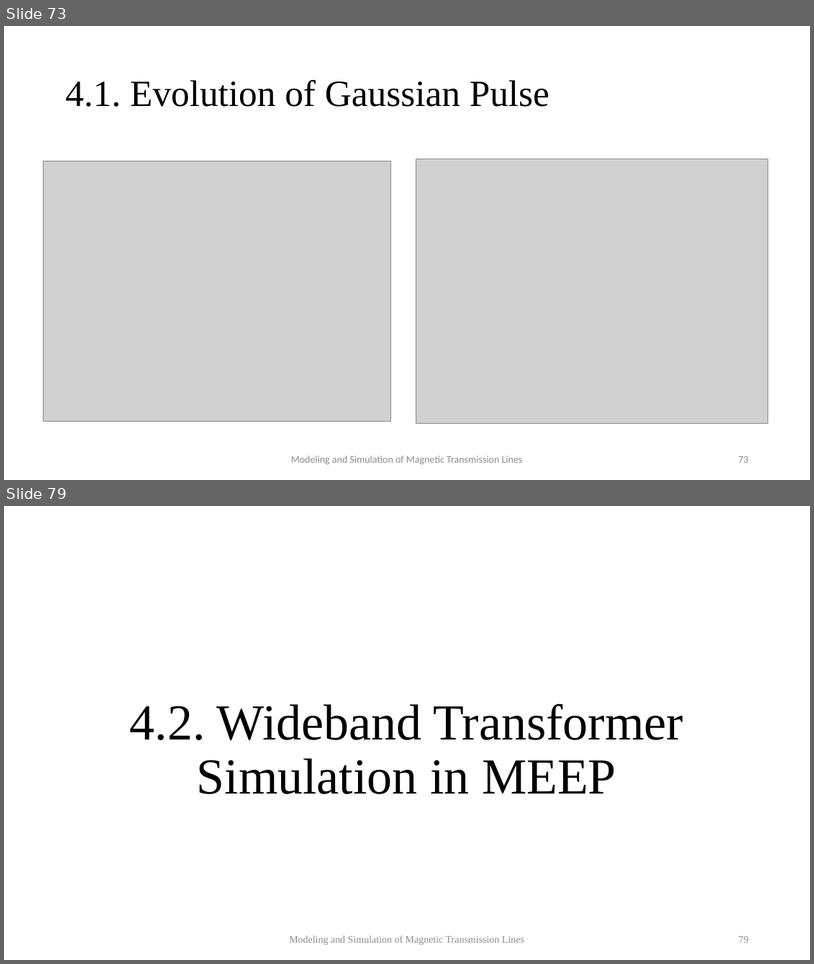
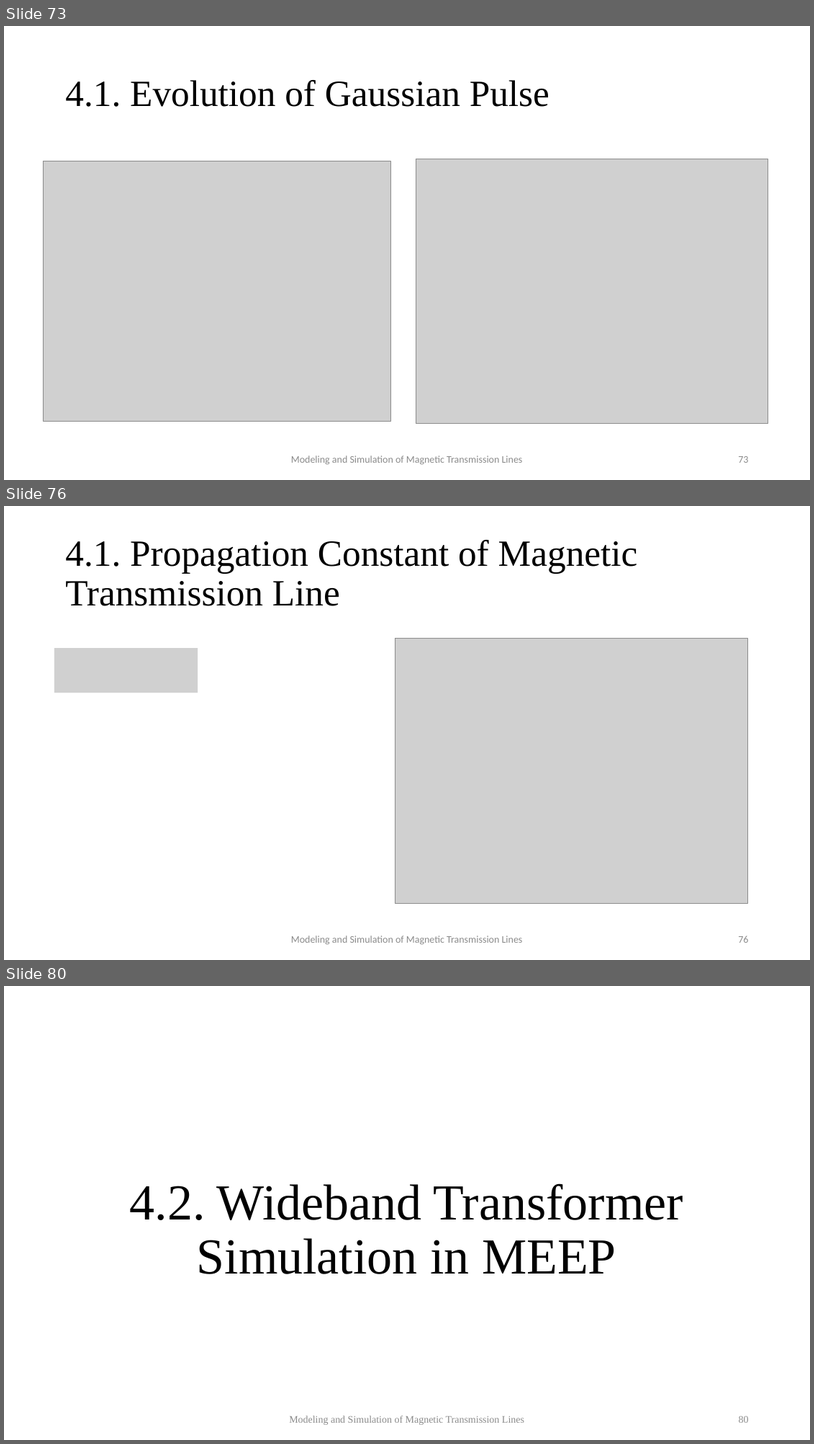
Before and after one commit to MuhammadShamaas1997/MGTL, a slide deck: Thesis/Thesis Final Presentation.pptx. Shown one above the other, each under a label of ours: slides 73 and 79 before the commit, slides 73, 76 and 80 after it; the slides between them are not shown. The pictures are 814x964 and 814x1444 pixels, drawn with LibreOffice and Linux fonts; fonts in the diff are those of the drawing; grey boxes stand for pictures. Boxes give left, top, right and bottom in pixels: in the first picture for what was removed or moved away, otherwise in the second. Text is boxed around its words. In the diff, an @@ line names an element or a change of style, - is before the commit and + after.

```diff
--- a/Thesis/Thesis Final Presentation.pptx
+++ b/Thesis/Thesis Final Presentation.pptx
@@ slide 76 added at box(4, 506, 810, 960), background #FFFFFF @@
@@ title added at box(65, 540, 638, 606), 44 pt, text #000000 @@
+4.1. Propagation Constant of Magnetic Transmission Line
@@ picture added at box(54, 648, 198, 693) @@
@@ picture added at box(396, 638, 748, 903) @@
@@ text added at box(291, 935, 523, 944), 12 pt, text #8C8C8C @@
+Modeling and Simulation of Magnetic Transmission Lines
@@ page number added at box(738, 936, 748, 942), 12 pt, text #8C8C8C @@
+76
@@ what was slide 79 is now slide 80 @@
@@ page number at box(739, 1416, 749, 1422): text changed @@
-79
+80
```
Also in this commit, not shown: 5 slides changed, 1 other file.
